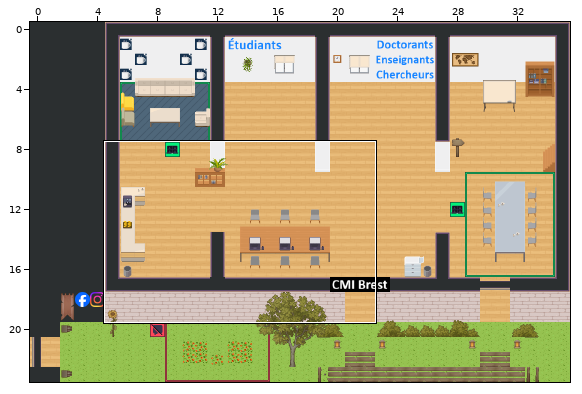
Level history. Tiled map (JSON): map.tmj. The first picture is a wide view before the edit; the outline marks the close-up.
Close-up. Before:
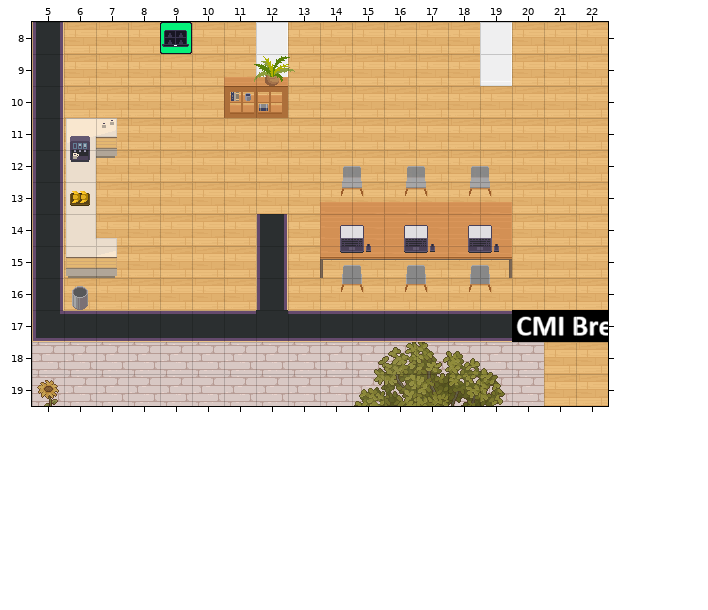
Cells are 32x32 px. Shown: x 5..22, y 8..19. The commit also changed other parts of the map, which this record leaves out.
Once edited:
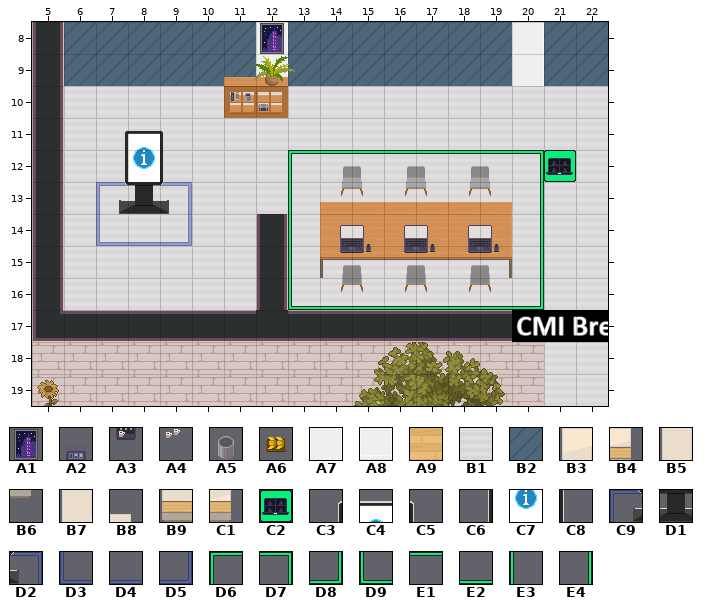
Key: from "WA_Decoration": A1 26; from "WA_Miscellaneous": A2 46, A3 56, A4 58, A5 60, A6 104; from "WA_Room_Builder": A7 280, A8 305, A9 350, B1 358, B2 360; from "WA_Tables": B3 70, B4 71, B5 80, B6 81, B7 100, B8 101, B9 110, C1 111; from "WA_User_Interface": C2 21, C3 23, C4 24, C5 25, C6 36, C7 37, C8 38, C9 49, D1 50, D2 51, D3 62, D4 63, D5 64, D6 161, D7 162, D8 163, D9 164, E1 165, E2 166, E3 167, E4 168.
__ is an empty cell.
From old to new:
Layer "floor/floor1":
Tile A9 gives way to one hidden under a higher layer in rows 8 to 9 at x 20; in row 12 at x 8.
Tile B1 replaces tile A9 in rows 10 to 11 at x 6 to 22; in row 12 at x 6 to 7 and 9 to 22; in row 13 at x 6 to 22; in row 14 at x 6 to 11, 13 and 20 to 22; in rows 15 to 16 at x 6 to 11 and 13 to 22; in rows 18 to 19 at x 21 to 22.
Tile B2 is added in rows 8 to 9 at x 19.
Tile B2 replaces tile A9 in rows 8 to 9 at x 6 to 11, 13 to 18 and 21 to 22.
Layer "floor/floor2":
Tile C2 is added in row 12 at x 21.
Tile C9 is added in row 13 at x 7.
Tile D2 is added in row 13 at x 9.
Tile D3 is added in row 14 at x 7.
Tile D4 is added in row 14 at x 8.
Tile D5 is added in row 14 at x 9.
Tile D6 is added in row 12 at x 13.
Tile D7 is added in row 12 at x 20.
Tile D8 is added in row 16 at x 20.
Tile D9 is added in row 16 at x 13.
Tile E1 is added in row 12 at x 14 to 19.
Tile E2 is added in row 16 at x 14 to 19.
Tile E3 is added in rows 13 to 15 at x 13.
Tile E4 is added in rows 13 to 15 at x 20.
Tile C2 is removed in row 8 at x 9.
Layer "walls/walls1":
Tile A7 is added in rows 8 to 9 at x 20.
Tile A7 is removed in row 8 at x 19.
Tile A8 is removed in row 9 at x 19.
Layer "walls/walls2":
Tile A1 is added in row 8 at x 12.
Layer "furniture/furniture2":
Tile D1 is added in row 13 at x 8.
Tile A5 is removed in row 16 at x 6.
Tile B3 is removed in row 11 at x 6.
Tile B4 is removed in row 11 at x 7.
Tile B5 is removed in rows 12 to 13 at x 6.
Tile B6 is removed in row 12 at x 7.
Tile B7 is removed in row 14 at x 6.
Tile B9 is removed in row 15 at x 6.
Tile C1 is removed in row 15 at x 7.
Layer "furniture/furniture3":
Tile A2 is removed in row 11 at x 6.
Tile A3 is removed in row 12 at x 6.
Tile A4 is removed in row 11 at x 7.
Tile A6 is removed in row 13 at x 6.
Layer "above/above1":
Tile C3 is added in row 11 at x 7.
Tile C4 is added in row 11 at x 8.
Tile C5 is added in row 11 at x 9.
Tile C6 is added in row 12 at x 7.
Tile C7 is added in row 12 at x 8.
Tile C8 is added in row 12 at x 9.
Tile B8 is removed in row 14 at x 7.
Changed places in both close-ups, as pixel boxes (x1, y1, x2, y2):
changed: (64, 22, 608, 310)
changed: (544, 342, 608, 406)
